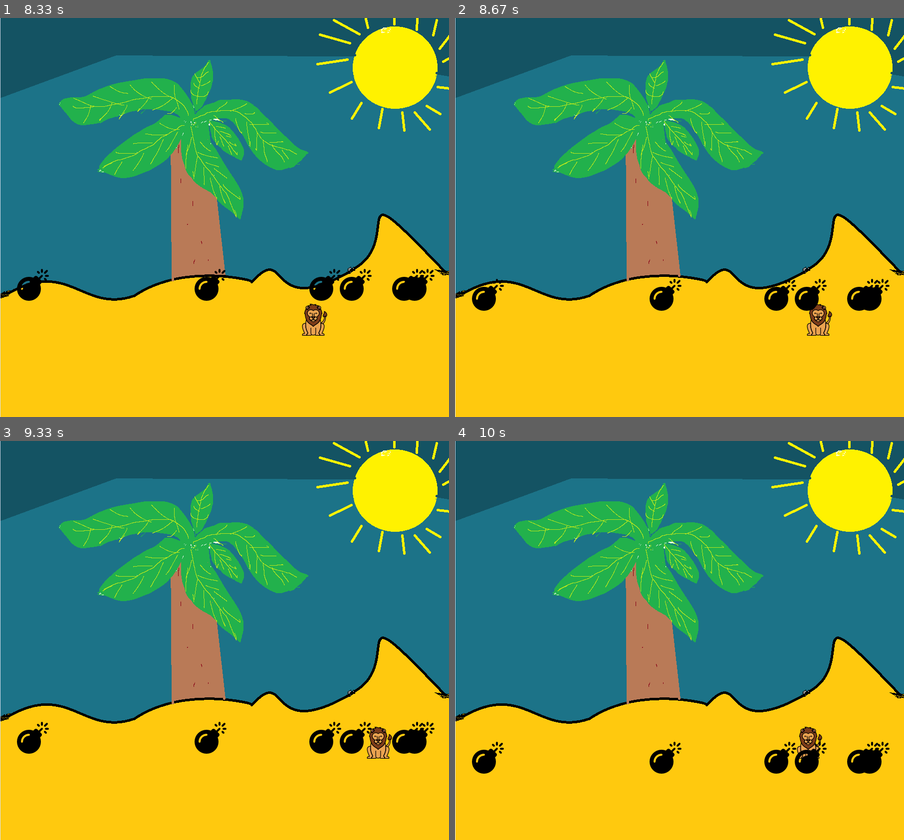
Above: before the commit, frames 1-4 (two rows, left to right).
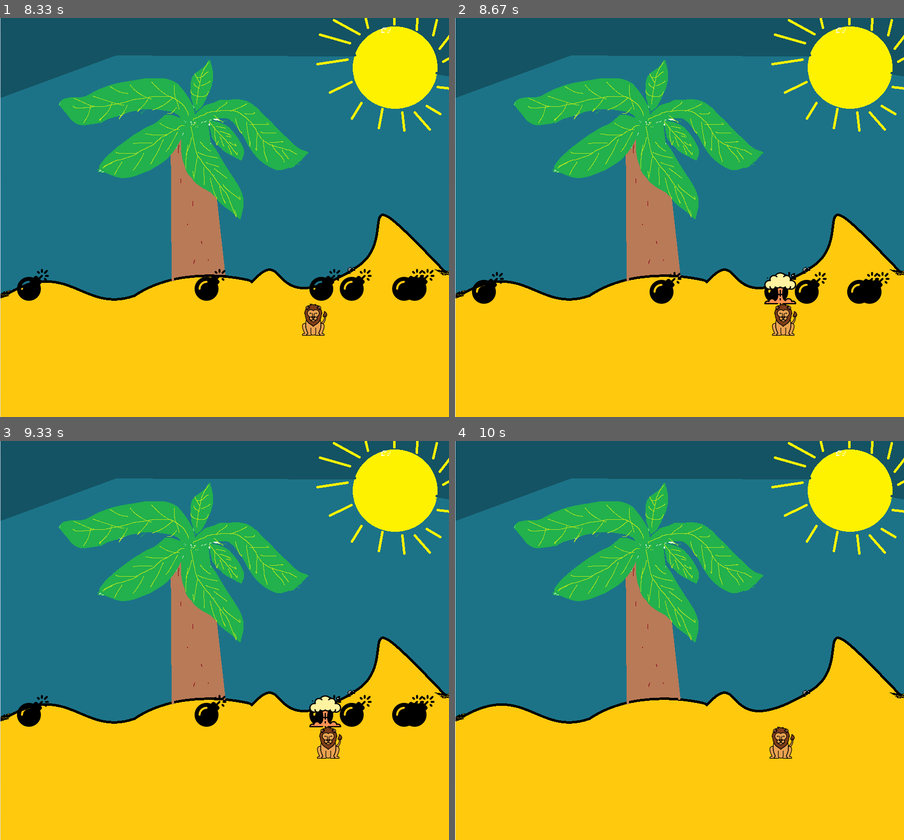
Above: after the commit, the same moments.

Repository: LiO12-user/pygame
Game: pygame game, started from game.py
Two runs of this game, one before a commit and one after it. Both use one fixed random seed, a clock stepped at 60 frames per second and the inputs below.
Inputs:
- Up to frame 1 (8.33 s): hold Right 0.33-0.8 s; hold Up 0.83-1.3 s; hold Right 1.33-1.8 s; hold Left 1.83-2.37 s; hold Down 2.4-2.7 s; hold Left 2.73-3.13 s; hold Up 3.17-3.53 s; hold Right 3.57-4.2 s; hold Down 4.23-4.6 s; hold Left 4.63-5.1 s; hold Right 5.13-5.6 s; hold Up 5.63-5.93 s; hold Right 5.97-6.43 s; hold Left 6.47-7 s; hold Down 7.03-7.33 s; hold Left 7.37-7.77 s; hold Up 7.8-8.17 s; hold Right from 8.2 s (still down)
- Up to frame 2 (8.67 s): keep holding Right
- Up to frame 3 (9.33 s): release Right at 8.83 s; hold Left from 9.27 s (still down)
- Up to frame 4 (10 s): release Left at 9.73 s; hold Right from 9.77 s (still down)

Frame 1 is identical in both runs. In frame 2, 2.1% of the frame differs, in the area x 3-97%, y 63-80%; in frame 3, 3.8%; in frame 4, 2.1%.

Commit message:
fungujuca detection

Diff:
--- a/bomb.py
+++ /dev/null
@@ -1,15 +0,0 @@
-import pygame as pg
-import random
-import time
-
-import pygame.font
-from pygame import mixer
-
-
-
-class Bomb:
-    def bomb(self, speed, bomb_x, bomb_y, bomb_img):
-        self.speed = speed
-        self.bomb_x = bomb_x
-        self.bomb_y = bomb_y
-        self.bomb_img = bomb_img
--- a/game.py
+++ b/game.py
@@ -78,6 +78,9 @@
         self.bomb_img_ar = bomb_img
         self.num_of_bombs = nums_of_bombs
         self.speed = random.randint(1, 6)
+        self.last_bomb_posx = 0
+        self.last_bomb_posy = 0
+        self.index = 0
 
     def add_bombs(self):
         for k in range(self.num_of_bombs):
@@ -86,42 +89,28 @@
             self.bomb_x_ar.append(random.randint(0, 900 - 64))
 
     def show_bomb_explosion(self):
-        self.bomb_img_ar[self.i] = pg.image.load('imgs/nuclear-explosion.png')
-        screen.blit(self.bomb_img_ar[self.i], (self.bomb_x_ar[self.i], self.bomb_y_ar[self.i]))
+        self.bomb_img_ar[self.index] = pg.image.load('imgs/nuclear-explosion.png')
+        screen.blit(self.bomb_img_ar[self.index], (self.last_bomb_posx, self.last_bomb_posy))
         pg.display.update()
+        time.sleep(1)
+
 
     def detect_collision(self):
         for l in range(6):
-            print(self.num_of_bombs)
-            print(l)
-
-            if Player.player_pos_x > self.bomb_x_ar[l] and Player.player_pos_x < self.bomb_x_ar[l] + 64 and Player.player_pos_y > self.bomb_x_ar[l] and Player.player_pos_y < self.bomb_y_ar[l]+64 or Player.player_pos_x+64 > self.bomb_x_ar[l] and Player.player_pos_x < self.bomb_x_ar[l]+64 and Player.player_pos_y +64 > self.bomb_y_ar[l] and Player.player_pos_y < self.bomb_y_ar[l]+64:
+           if player.player_pos_x > self.bomb_x_ar[l] and player.player_pos_x < self.bomb_x_ar[l] + 64 and player.player_pos_y > self.bomb_x_ar[l] and player.player_pos_y < self.bomb_y_ar[l]+64 or player.player_pos_x+64 > self.bomb_x_ar[l] and player.player_pos_x < self.bomb_x_ar[l]+64 and player.player_pos_y +64 > self.bomb_y_ar[l] and player.player_pos_y < self.bomb_y_ar[l]+64:
                 print('collision')
                 self.speed = 0
+                self.last_bomb_posx = self.bomb_x_ar[l]
+                self.last_bomb_posy = self.bomb_y_ar[l]
+                self.index = l
 
                 for j in range(self.num_of_bombs):
                     self.bomb_x_ar[j] = -2000
-                    # despawn bombs
                     screen.blit(self.bomb_img_ar[j], (self.bomb_x_ar[j], self.bomb_y_ar[j]))
                     pg.display.update()
 
-
-
-
-
-    def test(self):
-        for i in range(self.num_of_bombs):
-            if self.bomb_y_ar[i] < Player.player_pos_y and self.bomb_y_ar[i] + 63 > Player.player_pos_y and self.bomb_x_ar[i] < Player.player_pos_x and self.bomb_x_ar[
-                i] + 63 > Player.player_pos_x or Player.player_pos_y + 63 > self.bomb_y_ar[i] and Player.player_pos_y < self.bomb_y_ar[i] + 63 and Player.player_pos_x + 63 > \
-                    self.bomb_x_ar[i] and Player.player_pos_x < self.bomb_x_ar[i] + 63:
-
-                for j in range(self.num_of_bombs):
-                    self.bomb_x_ar[j] = -2000
-                    # despawn bombs
-                    screen.blit(self.bomb_img_ar[j], (self.bomb_x_ar[j], self.bomb_y_ar[j]))
-                    pg.display.update()
-
-
+                return True
+        return False
 
     def show_bombs(self):
         for i in range(self.num_of_bombs):
@@ -148,7 +137,8 @@
 
 while True:
 
-    bomb.test()
+    if bomb.detect_collision():
+        bomb.show_bomb_explosion()
 
     screen.fill((0, 0, 0))
 
